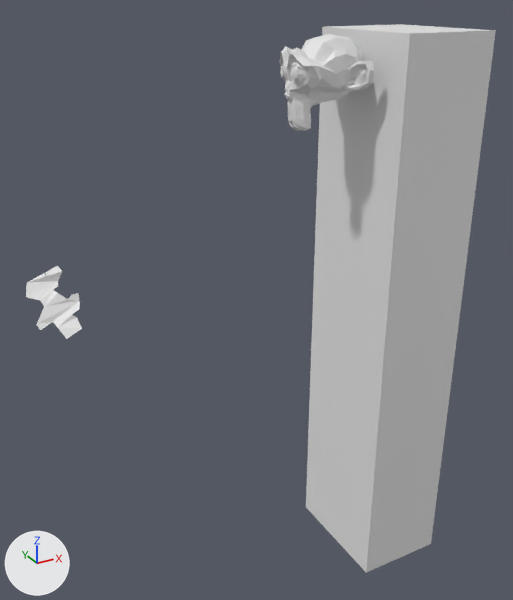
The Blender file models/blender/bokbunja_tree/bokbunja_trees_0.blend: old version first, new version second.
Rendered twice from a camera (50 mm lens) standing at (-0.7, -3.55, 1.68) and looking at (0.59, -1.21, 0.51). Arrows for +X, +Y and +Z are at lower left; the lights stay in place.

The first picture shows 'body', 'head', 'leaves.032'.
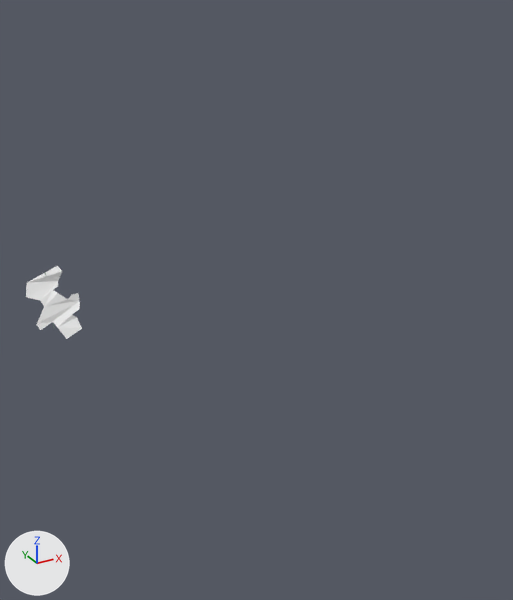
Boxes (x1, y1, x2, y2) around the edits, measured in the pictures (513 x 600 px):
'body', deleted: before (306, 24, 496, 573)
'head', deleted: before (279, 34, 374, 131)

The edits, one by one:
Object 'body' (ob_body) is deleted.
Object 'head' (ob_head) is deleted.
